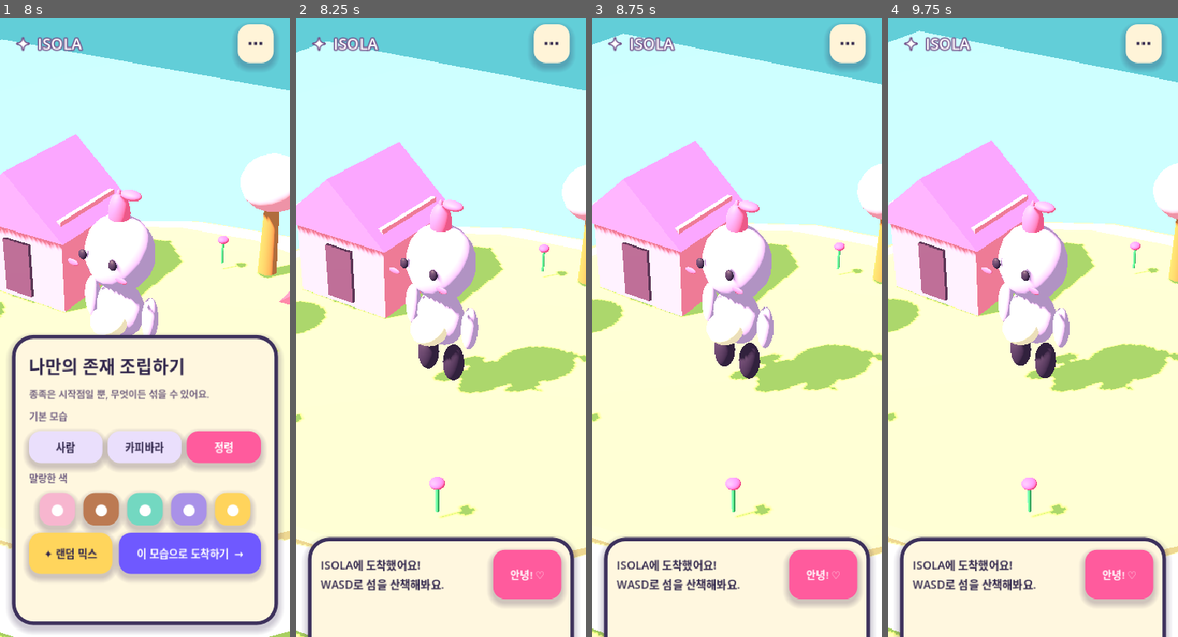
Above: before the commit, frames 1-4 (left to right).
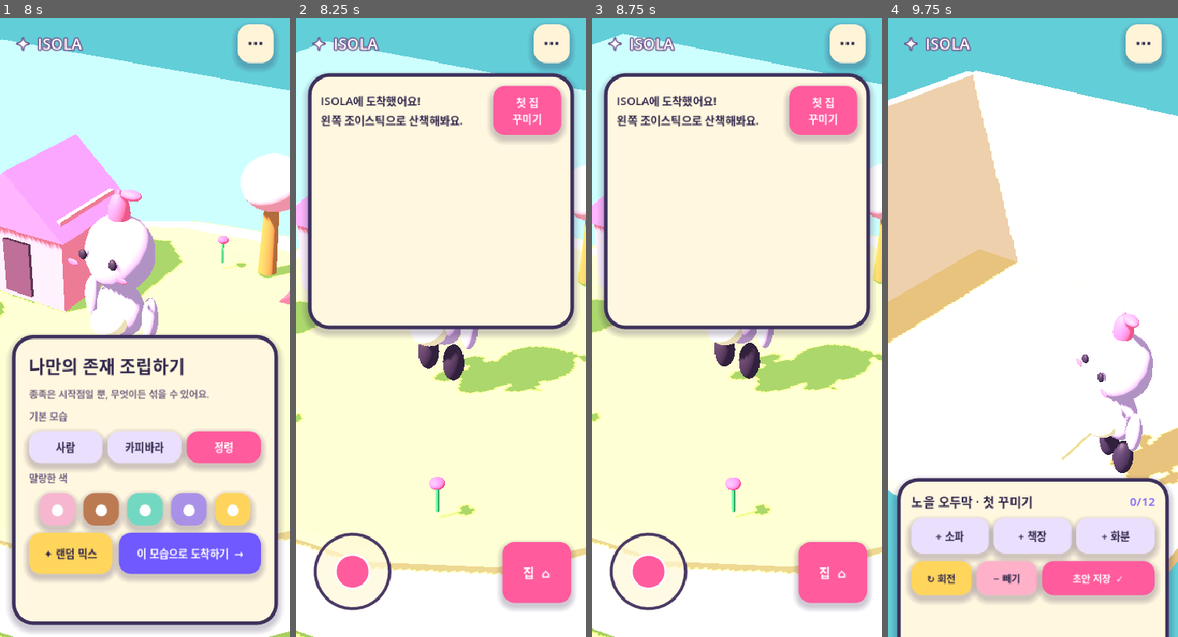
Above: after the commit, the same moments.

Repository: summervilla99/isola_project
Game: Godot game, scene res://scenes/main.tscn
Two runs of this game, one before a commit and one after it. Both use one fixed random seed, a clock stepped at 60 frames per second and the inputs below.
Inputs (mouse positions are in pixels of both pictures, inside the frame that each line leads up to):
- Up to frame 1 (8 s): click "내 존재 만들기 →" at 0.5 s; click "사람" at 1.25 s; click "카피바라" at 2 s; click "정령" at 2.75 s; click "●" at 3.5 s; click "●" at 4.25 s; click "●" at 5 s; click "●" at 5.75 s; click "●" at 6.5 s; click "✦ 랜덤 믹스" at 7.25 s
- Up to frame 2 (8.25 s): click "이 모습으로 도착하기 →" at 8 s
- Up to frame 3 (8.75 s): no input
- Up to frame 4 (9.75 s): click (1120, 110) at 8.75 s, where only the run after the commit has a clickable "첫 집 꾸미기"; click (1033, 432) at 9.5 s, where only the run after the commit has a clickable "☀ 노을 오두막 살구빛 벽 · 따뜻한 나무 바닥"

Frame 1 is identical in both runs. In frame 2, 46% of the frame differs, in the area x 2-98%, y 8-100%; in frame 3, 45%; in frame 4, 79%, in the area x 0-100%, y 2-100%.

Commit message:
feat: add mobile movement and room decorating

Diff:
--- a/game/scripts/island_world.gd
+++ b/game/scripts/island_world.gd
@@ -5,6 +5,7 @@
 var _camera: Camera3D
 var _play_mode := false
 var _camera_target := Vector3.ZERO
+var _mobile_input := Vector2.ZERO
 
 func _ready() -> void:
 	_build_environment()
@@ -19,11 +20,22 @@
 	_play_mode = value
 	avatar.walking = false
 
+func set_active(value: bool) -> void:
+	visible = value
+	process_mode = Node.PROCESS_MODE_INHERIT if value else Node.PROCESS_MODE_DISABLED
+	if is_instance_valid(_camera):
+		_camera.current = value
+
+func set_mobile_input(value: Vector2) -> void:
+	_mobile_input = value
+
 func _process(delta: float) -> void:
 	if not _play_mode:
 		avatar.rotation.y = sin(Time.get_ticks_msec() * 0.00035) * 0.18
 		return
 	var input := Input.get_vector("move_left", "move_right", "move_up", "move_down")
+	if _mobile_input.length() > input.length():
+		input = _mobile_input
 	var direction := Vector3(input.x, 0, input.y)
 	avatar.walking = direction.length() > 0.05
 	if avatar.walking:
--- a/game/scripts/main.gd
+++ b/game/scripts/main.gd
@@ -1,6 +1,6 @@
 extends Node3D
 
-enum Screen { WELCOME, CREATOR, ISLAND }
+enum Screen { WELCOME, CREATOR, ISLAND, THEME, ROOM }
 
 const PINK := Color("#ff5b9d")
 const PURPLE := Color("#6f59ff")
@@ -8,6 +8,7 @@
 const CREAM := Color("#fff7df")
 
 var world: IslandWorld
+var room: RoomWorld
 var config := AvatarConfig.new()
 var overlay: Control
 var sheet: PanelContainer
@@ -17,14 +18,28 @@
 var current_screen := Screen.WELCOME
 var species_row: HBoxContainer
 var palette_row: HBoxContainer
+var joystick: IsolaJoystick
+var action_button: Button
+var room_status: Label
 
 func _ready() -> void:
 	seed(42)
 	world = IslandWorld.new()
 	world.name = "IslandWorld"
 	add_child(world)
+	room = RoomWorld.new()
+	room.name = "RoomWorld"
+	add_child(room)
 	_build_ui()
 	_show_welcome()
+	_apply_preview_argument()
+
+func _apply_preview_argument() -> void:
+	for argument in OS.get_cmdline_user_args():
+		if argument == "--preview-theme":
+			_show_theme_picker()
+		elif argument.begins_with("--preview-room="):
+			_open_room(StringName(argument.get_slice("=", 1)))
 
 func _build_ui() -> void:
 	overlay = Control.new()
@@ -56,10 +71,32 @@
 	sheet.add_theme_stylebox_override("panel", _panel_style(CREAM, 28, 5, Color("#3d315c")))
 	overlay.add_child(sheet)
 
+	joystick = IsolaJoystick.new()
+	joystick.position = Vector2(20, 700)
+	joystick.size = Vector2(112, 112)
+	joystick.visible = false
+	joystick.movement_requested.connect(world.set_mobile_input)
+	overlay.add_child(joystick)
+
+	action_button = Button.new()
+	action_button.text = "집  ⌂"
+	action_button.position = Vector2(278, 716)
+	action_button.size = Vector2(92, 82)
+	action_button.visible = false
+	_style_button(action_button, PINK, Color.WHITE, 17)
+	action_button.pressed.connect(_show_theme_picker)
+	overlay.add_child(action_button)
+
 func _show_welcome() -> void:
 	current_screen = Screen.WELCOME
+	world.set_active(true)
 	world.set_play_mode(false)
-	_clear_sheet()
+	room.set_active(false)
+	_set_game_controls_visible(false)
+	_clear_sheet()
+	sheet.visible = true
+	sheet.position = Vector2(16, 512)
+	sheet.size = Vector2(358, 316)
 	var content := _sheet_content()
 	var badge := Label.new()
 	badge.text = "  친구들과 사는 작은 낙원  "
@@ -88,7 +125,9 @@
 
 func _show_creator() -> void:
 	current_screen = Screen.CREATOR
-	_clear_sheet()
+	_set_game_controls_visible(false)
+	_clear_sheet()
+	sheet.visible = true
 	sheet.position.y = 438
 	sheet.size.y = 390
 	var content := _sheet_content()
@@ -148,38 +187,157 @@
 
 func _enter_island() -> void:
 	current_screen = Screen.ISLAND
+	world.set_active(true)
 	world.set_play_mode(true)
-	_clear_sheet()
-	sheet.position = Vector2(16, 710)
-	sheet.size = Vector2(358, 118)
+	room.set_active(false)
+	_set_game_controls_visible(true)
+	_clear_sheet()
+	sheet.visible = true
+	sheet.position = Vector2(16, 86)
+	sheet.size = Vector2(358, 112)
 	var content := _sheet_content(12)
 	var row := HBoxContainer.new()
 	row.add_theme_constant_override("separation", 10)
 	var message := Label.new()
-	message.text = "ISOLA에 도착했어요!\nWASD로 섬을 산책해봐요."
+	message.text = "ISOLA에 도착했어요!\n왼쪽 조이스틱으로 산책해봐요."
 	message.size_flags_horizontal = Control.SIZE_EXPAND_FILL
 	message.add_theme_font_size_override("font_size", 15)
 	message.add_theme_color_override("font_color", INK)
 	row.add_child(message)
-	var wave := Button.new()
-	wave.text = "안녕! ♡"
-	wave.custom_minimum_size = Vector2(92, 66)
-	_style_button(wave, PINK, Color.WHITE, 14)
-	row.add_child(wave)
+	var home := Button.new()
+	home.text = "첫 집\n꾸미기"
+	home.custom_minimum_size = Vector2(92, 66)
+	_style_button(home, PINK, Color.WHITE, 14)
+	home.pressed.connect(_show_theme_picker)
+	row.add_child(home)
 	content.add_child(row)
+
+func _show_theme_picker() -> void:
+	current_screen = Screen.THEME
+	world.set_play_mode(false)
+	_set_game_controls_visible(false)
+	_clear_sheet()
+	sheet.visible = true
+	sheet.position = Vector2(16, 410)
+	sheet.size = Vector2(358, 418)
+	var content := _sheet_content()
+	var heading := Label.new()
+	heading.text = "빈 방의 첫 분위기를 골라봐"
+	heading.add_theme_font_size_override("font_size", 23)
+	heading.add_theme_color_override("font_color", INK)
+	content.add_child(heading)
+	var description := Label.new()
+	description.text = "가구는 비어 있고, 바닥과 빛부터 달라져요.\n나중에 언제든 다시 바꿀 수 있어요."
+	description.add_theme_font_size_override("font_size", 13)
+	description.add_theme_color_override("font_color", Color("#766682"))
+	content.add_child(description)
+	for theme_data in [
+		[&"sunset", "☀  노을 오두막", "살구빛 벽 · 따뜻한 나무 바닥", Color("#ff8f74")],
+		[&"toy", "✦  컬러풀 장난감 방", "보라색 벽 · 노란 젤리 바닥", Color("#6f59ff")],
+		[&"greenhouse", "♧  식물 온실", "민트빛 벽 · 풀잎색 바닥", Color("#35b98f")]
+	]:
+		var button := Button.new()
+		button.text = "%s\n%s" % [theme_data[1], theme_data[2]]
+		button.alignment = HORIZONTAL_ALIGNMENT_LEFT
+		button.custom_minimum_size.y = 72
+		_style_button(button, theme_data[3], Color.WHITE, 15)
+		button.pressed.connect(_open_room.bind(theme_data[0]))
+		content.add_child(button)
+
+func _open_room(theme_id: StringName) -> void:
+	current_screen = Screen.ROOM
+	world.set_active(false)
+	room.set_active(true)
+	room.apply_avatar_config(config)
+	room.apply_theme(theme_id)
+	_set_game_controls_visible(false)
+	_show_room_toolbar()
+
+func _show_room_toolbar() -> void:
+	_clear_sheet()
+	sheet.visible = true
+	sheet.position = Vector2(12, 630)
+	sheet.size = Vector2(366, 202)
+	var content := _sheet_content(14)
+	var header := HBoxContainer.new()
+	var heading := Label.new()
+	heading.text = "%s · 첫 꾸미기" % RoomWorld.THEMES[room.current_theme].name
+	heading.size_flags_horizontal = Control.SIZE_EXPAND_FILL
+	heading.add_theme_font_size_override("font_size", 17)
+	heading.add_theme_color_override("font_color", INK)
+	header.add_child(heading)
+	room_status = Label.new()
+	room_status.text = "%d/12" % room.furniture.size()
+	room_status.add_theme_color_override("font_color", PURPLE)
+	header.add_child(room_status)
+	content.add_child(header)
+
+	var catalog := HBoxContainer.new()
+	catalog.add_theme_constant_override("separation", 6)
+	for item in [[&"sofa", "소파"], [&"shelf", "책장"], [&"plant", "화분"]]:
+		var button := Button.new()
+		button.text = "+ %s" % item[1]
+		button.size_flags_horizontal = Control.SIZE_EXPAND_FILL
+		button.custom_minimum_size.y = 48
+		_style_button(button, Color("#eadffc"), INK, 14)
+		button.pressed.connect(_add_room_item.bind(item[0]))
+		catalog.add_child(button)
+	content.add_child(catalog)
+
+	var actions := HBoxContainer.new()
+	actions.add_theme_constant_override("separation", 6)
+	for action in [["↻ 회전", _rotate_room_item, Color("#ffd55c")], ["− 빼기", _remove_room_item, Color("#ffb1c9")]]:
+		var button := Button.new()
+		button.text = action[0]
+		button.custom_minimum_size = Vector2(82, 46)
+		_style_button(button, action[2], INK, 13)
+		button.pressed.connect(action[1])
+		actions.add_child(button)
+	var save := Button.new()
+	save.text = "초안 저장  ✓"
+	save.size_flags_horizontal = Control.SIZE_EXPAND_FILL
+	save.custom_minimum_size.y = 46
+	_style_button(save, PINK, Color.WHITE, 13)
+	save.pressed.connect(_save_room)
+	actions.add_child(save)
+	content.add_child(actions)
+
+func _add_room_item(kind: StringName) -> void:
+	room.add_furniture(kind)
+	_show_room_toolbar()
+
+func _rotate_room_item() -> void:
+	room.rotate_selected()
+
+func _remove_room_item() -> void:
+	room.remove_selected()
+	_show_room_toolbar()
+
+func _save_room() -> void:
+	var saved := room.save_draft()
+	room_status.text = "저장됨 ♡" if saved else "다시 시도"
+
+func _set_game_controls_visible(value: bool) -> void:
+	joystick.visible = value
+	action_button.visible = value
+	if not value:
+		world.set_mobile_input(Vector2.ZERO)
 
 func _select_species(value: StringName) -> void:
 	config.set_species(value)
 	world.avatar.apply_config(config)
+	room.apply_avatar_config(config)
 	_show_creator()
 
 func _select_palette(index: int) -> void:
 	config.set_palette(index)
 	world.avatar.apply_config(config)
+	room.apply_avatar_config(config)
 
 func _randomize_avatar() -> void:
 	config.randomize()
 	world.avatar.apply_config(config)
+	room.apply_avatar_config(config)
 	_show_creator()
 
 func _clear_sheet() -> void:
--- /dev/null
+++ b/game/scripts/room_world.gd
@@ -0,0 +1,201 @@
+class_name RoomWorld
+extends Node3D
+
+const THEMES := {
+	&"sunset": {
+		"name": "노을 오두막",
+		"floor": Color("#f2c58d"),
+		"wall": Color("#ffd8c3"),
+		"accent": Color("#ff6d96")
+	},
+	&"toy": {
+		"name": "장난감 방",
+		"floor": Color("#ffd65c"),
+		"wall": Color("#c8b8ff"),
+		"accent": Color("#5667ff")
+	},
+	&"greenhouse": {
+		"name": "초록 온실",
+		"floor": Color("#b9d790"),
+		"wall": Color("#d9f5dc"),
+		"accent": Color("#25a884")
+	}
+}
+
+var avatar: AvatarDoll
+var current_theme: StringName = &"sunset"
+var furniture: Array[Dictionary] = []
+var selected_index := -1
+var _camera: Camera3D
+var _floor_material: StandardMaterial3D
+var _wall_materials: Array[StandardMaterial3D] = []
+var _furniture_root: Node3D
+
+func _ready() -> void:
+	_build_room()
+	avatar = AvatarDoll.new()
+	avatar.name = "RoomAvatar"
+	avatar.scale = Vector3.ONE * 0.82
+	avatar.position = Vector3(2.0, 0.02, 1.05)
+	avatar.rotation.y = -0.55
+	add_child(avatar)
+	set_active(false)
+
+func set_active(value: bool) -> void:
+	visible = value
+	process_mode = Node.PROCESS_MODE_INHERIT if value else Node.PROCESS_MODE_DISABLED
+	if is_instance_valid(_camera):
+		_camera.current = value
+
+func apply_avatar_config(config: AvatarConfig) -> void:
+	avatar.apply_config(config)
+
+func apply_theme(theme_id: StringName) -> void:
+	if not THEMES.has(theme_id):
+		return
+	current_theme = theme_id
+	var theme: Dictionary = THEMES[theme_id]
+	_floor_material.albedo_color = theme.floor
+	for material in _wall_materials:
+		material.albedo_color = theme.wall
+
+func add_furniture(kind: StringName) -> void:
+	if furniture.size() >= 12:
+		return
+	var slots := [
+		Vector3(-1.3, 0.17, -1.0), Vector3(0.2, 0.17, -1.25), Vector3(1.65, 0.17, -0.9),
+		Vector3(-1.55, 0.17, 0.3), Vector3(0.15, 0.17, 0.25), Vector3(1.7, 0.17, 0.45),
+		Vector3(-0.9, 0.17, 1.45), Vector3(0.75, 0.17, 1.45)
+	]
+	var index := furniture.size()
+	var node := _make_furniture(kind)
+	node.position = slots[index % slots.size()] + Vector3(0, 0, floori(index / slots.size()) * -0.35)
+	_furniture_root.add_child(node)
+	furniture.append({"kind": String(kind), "position": node.position, "rotation": 0.0, "node": node})
+	selected_index = furniture.size() - 1
+
+func rotate_selected() -> void:
+	if selected_index < 0 or selected_index >= furniture.size():
+		return
+	var item: Dictionary = furniture[selected_index]
+	item.rotation = fmod(float(item.rotation) + PI * 0.5, TAU)
+	(item.node as Node3D).rotation.y = item.rotation
+	furniture[selected_index] = item
+
+func remove_selected() -> void:
+	if selected_index < 0 or selected_index >= furniture.size():
+		return
+	var item: Dictionary = furniture[selected_index]
+	(item.node as Node).queue_free()
+	furniture.remove_at(selected_index)
+	selected_index = furniture.size() - 1
+
+func save_draft() -> bool:
+	var items: Array[Dictionary] = []
+	for item in furniture:
+		var position: Vector3 = item.position
+		items.append({
+			"kind": item.kind,
+			"x": position.x,
+			"z": position.z,
+			"rotation": item.rotation
+		})
+	var payload := {"version": 1, "theme": String(current_theme), "furniture": items}
+	var file := FileAccess.open("user://room_draft.json", FileAccess.WRITE)
+	if file == null:
+		return false
+	file.store_string(JSON.stringify(payload, "\t"))
+	return true
+
+func _build_room() -> void:
+	var env_node := WorldEnvironment.new()
+	var env := Environment.new()
+	env.background_mode = Environment.BG_COLOR
+	env.background_color = Color("#79d3dc")
+	env.ambient_light_source = Environment.AMBIENT_SOURCE_COLOR
+	env.ambient_light_color = Color("#fff2d7")
+	env.ambient_light_energy = 0.9
+	env_node.environment = env
+	add_child(env_node)
+
+	var sun := DirectionalLight3D.new()
+	sun.rotation_degrees = Vector3(-55, -24, 0)
+	sun.light_color = Color("#ffe8bc")
+	sun.light_energy = 1.35
+	sun.shadow_enabled = true
+	add_child(sun)
+
+	_camera = Camera3D.new()
+	_camera.position = Vector3(6.2, 7.4, 8.4)
+	_camera.fov = 38.0
+	add_child(_camera)
+	_camera.look_at(Vector3(0, 0.9, 0))
+
+	_floor_material = _material(Color("#f2c58d"), 0.92)
+	_add_box("Floor", Vector3(0, -0.12, 0), Vector3(6.4, 0.24, 5.4), _floor_material)
+	for wall_data in [
+		["BackWall", Vector3(0, 1.5, -2.7), Vector3(6.4, 3.2, 0.2)],
+		["LeftWall", Vector3(-3.2, 1.5, 0), Vector3(0.2, 3.2, 5.4)]
+	]:
+		var material := _material(Color("#ffd8c3"), 0.95)
+		_wall_materials.append(material)
+		_add_box(wall_data[0], wall_data[1], wall_data[2], material)
+
+	# Window, rug and ceiling stickers keep an empty room expressive before furniture.
+	_add_box("Window", Vector3(1.65, 1.65, -2.56), Vector3(1.65, 1.2, 0.08), _material(Color("#77d8e0"), 0.3))
+	_add_box("Rug", Vector3(0.15, 0.03, 0.35), Vector3(2.4, 0.05, 1.75), _material(Color("#fff0aa"), 0.8))
+	_furniture_root = Node3D.new()
+	_furniture_root.name = "Furniture"
+	add_child(_furniture_root)
+
+func _make_furniture(kind: StringName) -> Node3D:
+	var root := Node3D.new()
+	root.name = String(kind).capitalize()
+	var accent: Color = THEMES[current_theme].accent
+	match kind:
+		&"sofa":
+			_add_box_to(root, "Seat", Vector3(0, 0.35, 0), Vector3(1.35, 0.38, 0.62), _material(accent, 0.82))
+			_add_box_to(root, "Back", Vector3(0, 0.72, -0.24), Vector3(1.35, 0.62, 0.2), _material(accent.lightened(0.1), 0.82))
+			_add_box_to(root, "ArmL", Vector3(-0.72, 0.48, 0), Vector3(0.18, 0.55, 0.68), _material(accent.darkened(0.08), 0.82))
+			_add_box_to(root, "ArmR", Vector3(0.72, 0.48, 0), Vector3(0.18, 0.55, 0.68), _material(accent.darkened(0.08), 0.82))
+		&"shelf":
+			_add_box_to(root, "Frame", Vector3(0, 0.75, 0), Vector3(1.1, 1.5, 0.34), _material(Color("#8f5d52"), 0.9))
+			for y in [0.35, 0.75, 1.15]:
+				_add_box_to(root, "Books", Vector3(0, y, 0.2), Vector3(0.82, 0.18, 0.12), _material(accent.lightened(y * 0.1), 0.78))
+		_:
+			_add_box_to(root, "Pot", Vector3(0, 0.25, 0), Vector3(0.48, 0.5, 0.48), _material(Color("#ff9a68"), 0.88))
+			for offset in [-0.18, 0.0, 0.18]:
+				_add_sphere_to(root, "Leaf", Vector3(offset, 0.75 + absf(offset), 0), Vector3(0.3, 0.5, 0.22), _material(Color("#43bd82"), 0.9))
+	return root
+
+func _add_box(label: String, at: Vector3, size: Vector3, material: Material) -> MeshInstance3D:
+	return _add_box_to(self, label, at, size, material)
+
+func _add_box_to(parent: Node, label: String, at: Vector3, size: Vector3, material: Material) -> MeshInstance3D:
+	var instance := MeshInstance3D.new()
+	instance.name = label
+	instance.mesh = BoxMesh.new()
+	instance.position = at
+	instance.scale = size
+	instance.material_override = material
+	parent.add_child(instance)
+	return instance
+
+func _add_sphere_to(parent: Node, label: String, at: Vector3, size: Vector3, material: Material) -> MeshInstance3D:
+	var sphere := SphereMesh.new()
+	sphere.radial_segments = 12
+	sphere.rings = 6
+	var instance := MeshInstance3D.new()
+	instance.name = label
+	instance.mesh = sphere
+	instance.position = at
+	instance.scale = size
+	instance.material_override = material
+	parent.add_child(instance)
+	return instance
+
+func _material(color: Color, roughness: float) -> StandardMaterial3D:
+	var material := StandardMaterial3D.new()
+	material.albedo_color = color
+	material.roughness = roughness
+	return material
--- /dev/null
+++ b/game/scripts/virtual_joystick.gd
@@ -0,0 +1,57 @@
+class_name IsolaJoystick
+extends Control
+
+signal movement_requested(value: Vector2)
+
+@export var radius := 52.0
+@export var knob_radius := 24.0
+
+var input_vector := Vector2.ZERO
+var _pointer_id := -1
+var _dragging := false
+
+func _ready() -> void:
+	custom_minimum_size = Vector2(radius * 2.0, radius * 2.0)
+	mouse_filter = Control.MOUSE_FILTER_STOP
+	queue_redraw()
+
+func _draw() -> void:
+	var center := size * 0.5
+	draw_circle(center, radius, Color(1, 0.97, 0.84, 0.66))
+	draw_arc(center, radius - 2.0, 0, TAU, 40, Color("#493863"), 4.0, true)
+	draw_circle(center + input_vector * (radius - knob_radius), knob_radius, Color("#ff5b9d"))
+	draw_arc(center + input_vector * (radius - knob_radius), knob_radius - 1.0, 0, TAU, 28, Color.WHITE, 3.0, true)
+
+func _gui_input(event: InputEvent) -> void:
+	if event is InputEventScreenTouch:
+		if event.pressed and _pointer_id == -1:
+			_pointer_id = event.index
+			_dragging = true
+			_update_vector(event.position)
+		elif not event.pressed and event.index == _pointer_id:
+			_release()
+	elif event is InputEventScreenDrag and event.index == _pointer_id:
+		_update_vector(event.position)
+	elif event is InputEventMouseButton and event.button_index == MOUSE_BUTTON_LEFT:
+		_dragging = event.pressed
+		if event.pressed:
+			_update_vector(event.position)
+		else:
+			_release()
+	elif event is InputEventMouseMotion and _dragging:
+		_update_vector(event.position)
+
+func _update_vector(local_position: Vector2) -> void:
+	var center := size * 0.5
+	input_vector = (local_position - center) / maxf(radius - knob_radius, 1.0)
+	if input_vector.length() > 1.0:
+		input_vector = input_vector.normalized()
+	movement_requested.emit(input_vector)
+	queue_redraw()
+
+func _release() -> void:
+	_pointer_id = -1
+	_dragging = false
+	input_vector = Vector2.ZERO
+	movement_requested.emit(input_vector)
+	queue_redraw()
--- a/game/tests/test_main_flow.gd
+++ b/game/tests/test_main_flow.gd
@@ -19,5 +19,13 @@
 	await process_frame
 	assert(main.current_screen == main.Screen.ISLAND)
 	assert(main.world._play_mode)
+	main._show_theme_picker()
+	await process_frame
+	assert(main.current_screen == main.Screen.THEME)
+	main._open_room(&"greenhouse")
+	await process_frame
+	assert(main.current_screen == main.Screen.ROOM)
+	assert(main.room.current_theme == &"greenhouse")
+	assert(main.room.visible)
 	print("Main onboarding flow tests passed")
 	quit(0)
--- /dev/null
+++ b/game/tests/test_room_world.gd
@@ -0,0 +1,26 @@
+extends SceneTree
+
+func _init() -> void:
+	call_deferred("run")
+
+func run() -> void:
+	var room := RoomWorld.new()
+	root.add_child(room)
+	await process_frame
+	room.set_active(true)
+	room.apply_theme(&"toy")
+	assert(room.current_theme == &"toy")
+	room.add_furniture(&"sofa")
+	room.add_furniture(&"plant")
+	assert(room.furniture.size() == 2)
+	var original_rotation: float = room.furniture[-1].rotation
+	room.rotate_selected()
+	assert(room.furniture[-1].rotation != original_rotation)
+	room.remove_selected()
+	assert(room.furniture.size() == 1)
+	assert(room.save_draft())
+	var save_path := ProjectSettings.globalize_path("user://room_draft.json")
+	assert(FileAccess.file_exists(save_path))
+	DirAccess.remove_absolute(save_path)
+	print("Room decoration tests passed")
+	quit(0)
--- /dev/null
+++ b/game/tests/test_virtual_joystick.gd
@@ -0,0 +1,17 @@
+extends SceneTree
+
+func _init() -> void:
+	call_deferred("run")
+
+func run() -> void:
+	var joystick := IsolaJoystick.new()
+	joystick.size = Vector2(112, 112)
+	root.add_child(joystick)
+	await process_frame
+	joystick._update_vector(Vector2(112, 56))
+	assert(joystick.input_vector.x > 0.99)
+	assert(absf(joystick.input_vector.y) < 0.01)
+	joystick._release()
+	assert(joystick.input_vector == Vector2.ZERO)
+	print("Virtual joystick tests passed")
+	quit(0)
Not shown, added: game/scripts/room_world.gd.uid
Not shown, added: game/scripts/virtual_joystick.gd.uid
Not shown, added: game/tests/test_main_flow.gd.uid
Not shown, added: game/tests/test_room_world.gd.uid
Not shown, added: game/tests/test_virtual_joystick.gd.uid
Not shown, changed: docs/STATUS.ko.md
